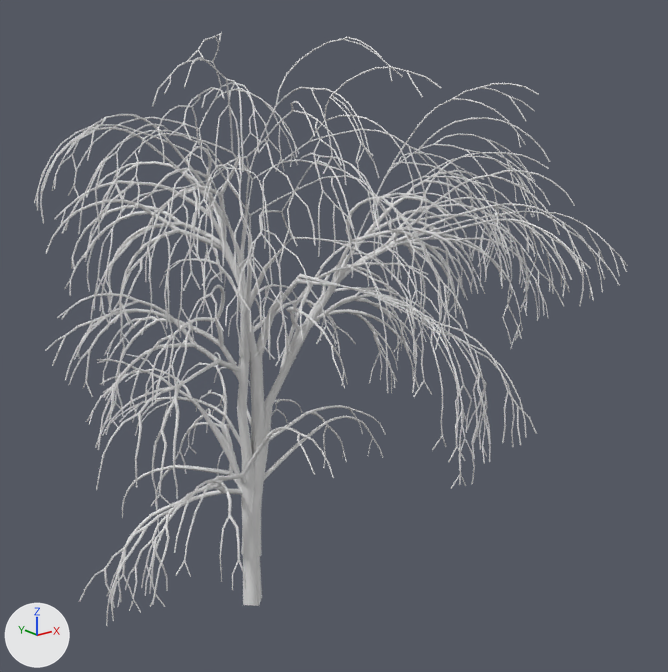
An edit to the FBX model Assets/Personal Builds/JT/PrefabsJT/Large_Tree.fbx, drawn before and after from the same camera.
The view is the same before and after, from a 50 mm camera at (-22.2, -34.3, 26.6) aimed at (2.2, -3.8, 14.4). Every picture has the same lights, and +X, +Y and +Z are marked at lower left. Where no turn or scale is listed for an object, it has been applied to the vertices. Vertices at the same position are counted once.

Script lines for the objects in view, before the commit:
```python
me_tree = bpy.data.meshes.new('tree')
me_tree.from_pydata(...)  # 14042 vertices, 11852 faces; spans x -9.6..11.5, y -14.8..8.5, z 0.0..27.1
ob_tree = bpy.data.objects.new('tree', me_tree)
ob_tree.location = (0.0, 0.0, 0.0)
```
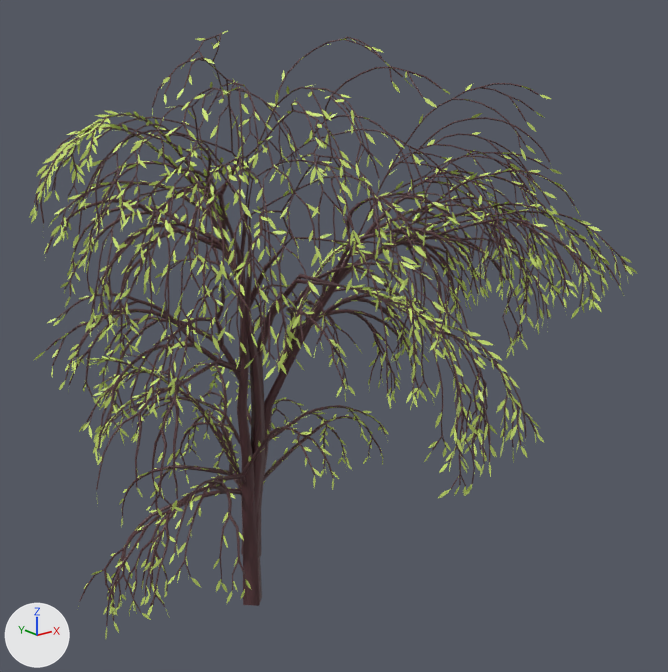
Diff of the bpy script that builds the scene:
```diff
--- a/Assets/Personal Builds/JT/PrefabsJT/Large_Tree.fbx.py
+++ b/Assets/Personal Builds/JT/PrefabsJT/Large_Tree.fbx.py
@@ mat_leaves_mat @@
+mat_leaves_mat = principled_material('Leaves_Mat')
+mat_leaves_mat.base_color = (0.627, 0.8, 0.172)  # green #cfe773
@@ mat_log_mat @@
+mat_log_mat = principled_material('Log_Mat')
+mat_log_mat.base_color = (0.0892, 0.0355, 0.0403)  # brown #543539
@@ me_tree @@
 # used by ob_tree; location = (0.0, 0.0, 0.0)
-me_tree.from_pydata(...)  # 14042 vertices, 11852 faces; spans x -9.6..11.5, y -14.8..8.5, z 0.0..27.1
+me_tree.from_pydata(...)  # 32610 vertices, 18042 faces; spans x -9.9..11.7, y -14.9..8.8, z 0.0..27.2
+# me_tree part 1: 370 vertices moved within x -9.6..10.6, y -14.6..6.8, z 2.0..26.9; 18568 vertices added at x -9.9..11.7, y -14.9..8.8, z 0.6..27.2
+# me_tree part 2: 7038 faces spanning x -9.3..11.5, y -14.6..7.9, z 0.0..27.1 switch from no material to mat_log_mat (brown #543539)
+me_tree.materials.append(mat_leaves_mat)  # green #cfe773
```

Changed parts and their boxes [x1, y1, x2, y2] in the pictures (668 x 672 px):
'tree', reshaped
    before: [34, 33, 628, 626]
    after: [29, 31, 638, 639]
part 1 of me_tree, built on
    before: [42, 38, 620, 607]
    after: [29, 31, 638, 639]
part 2 of me_tree, recoloured
    both: [38, 33, 620, 621]
